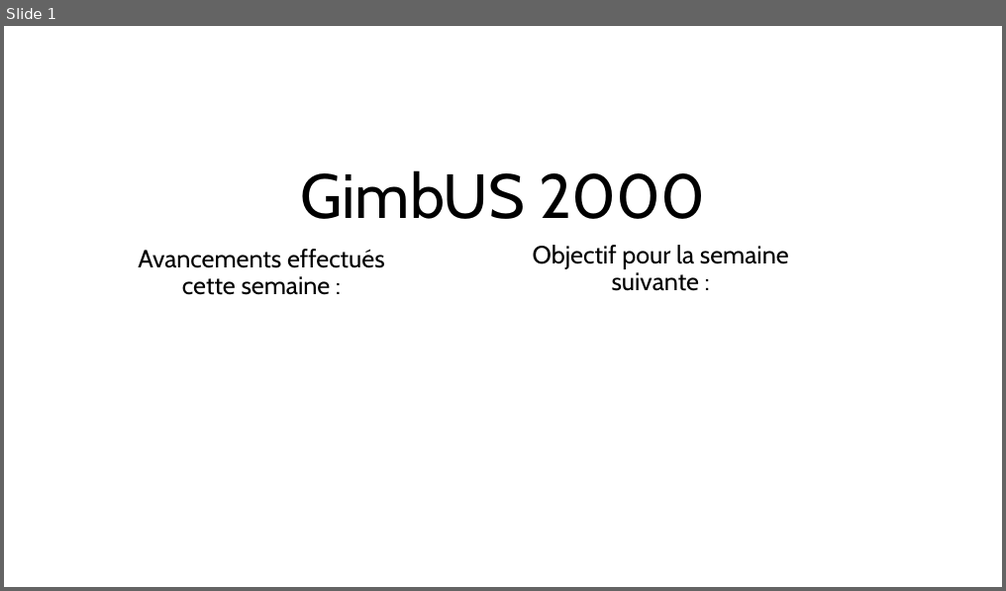
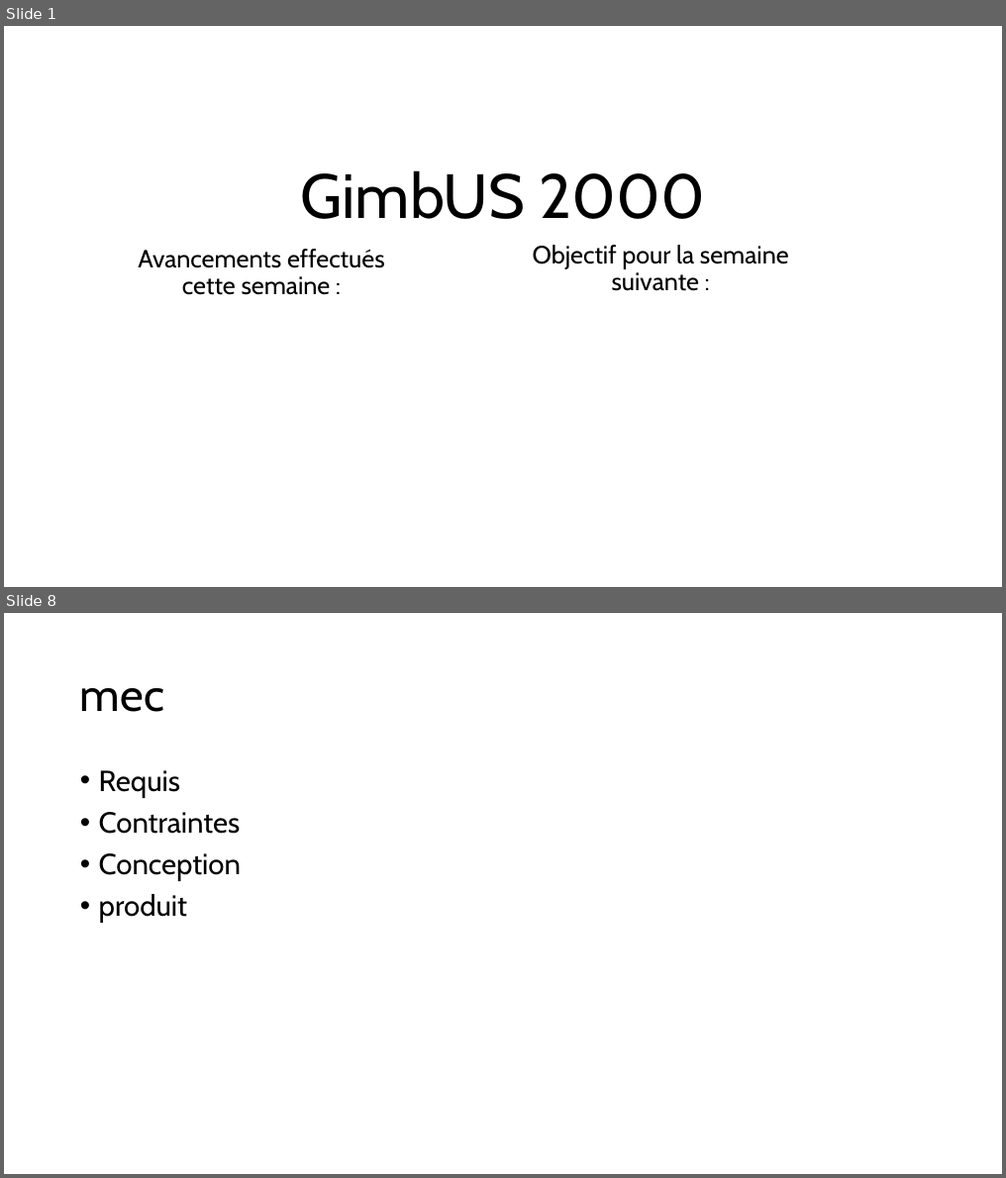
Before and after one commit to BuzzLaiclere03/BallUS, a slide deck: Tableau de bord/Tableau de bord semaine 4.pptx. Shown one above the other, each under a label of ours: slide 1 before the commit, slides 1 and 8 after it; the slides between them are not shown. The pictures are 1006x591 and 1006x1178 pixels, drawn with LibreOffice and Linux fonts; fonts in the diff are those of the drawing. Boxes give left, top, right and bottom in pixels: in the first picture for what was removed or moved away, otherwise in the second. Text is boxed around its words. In the diff, an @@ line names an element or a change of style, - is before the commit and + after.

```diff
--- a/Tableau de bord/Tableau de bord semaine 4.pptx
+++ b/Tableau de bord/Tableau de bord semaine 4.pptx
@@ slide 8 added at (x1=4, y1=613, x2=1002, y2=1174), background #FFFFFF @@
@@ title added at (x1=80, y1=688, x2=164, y2=712), 44 pt, text #000000 @@
+mec
@@ text added at (x1=99, y1=770, x2=241, y2=923), 28 pt, text #000000 @@
+• Requis
+• Contraintes
+• Conception
+• produit
```
Also in this commit, not shown: 10 other slides added, 5 other files.
